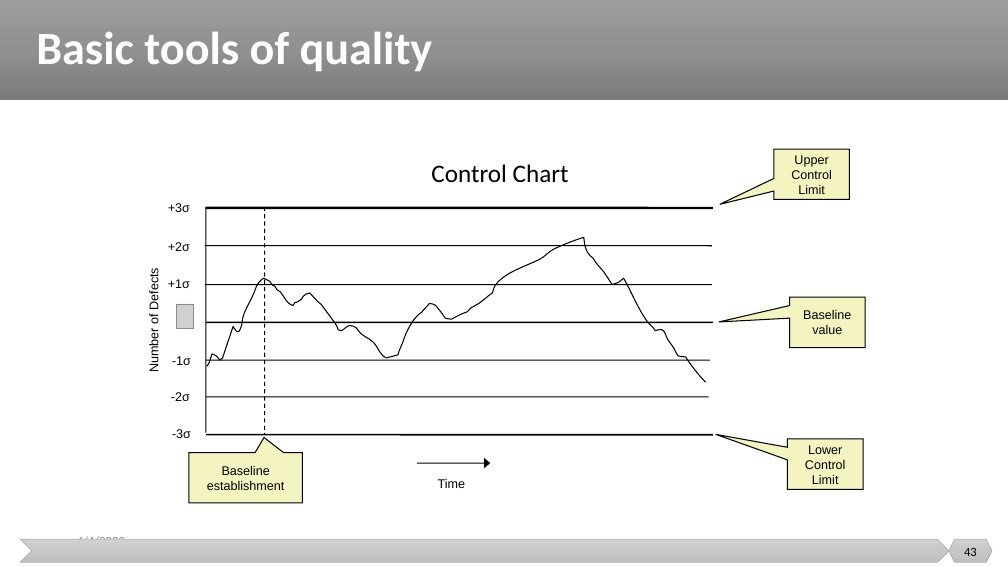
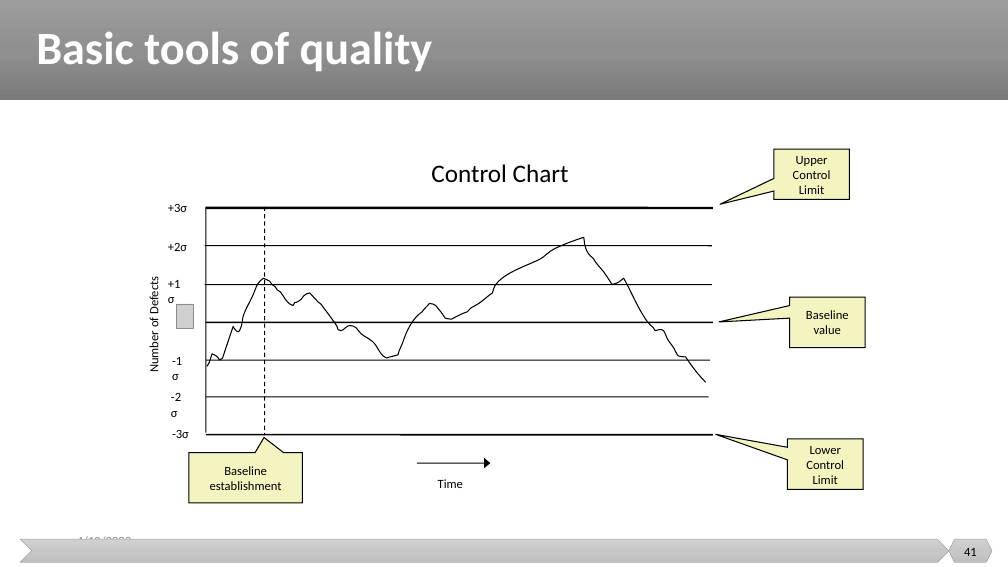
Before and after one commit to malenezi/malenezi, a slide deck: slide 41 of SE423/Lectures/7-Quality/Quality.pptx (slide 43 before the commit). Drawn at 1008x567 pixels with LibreOffice and Linux fonts; fonts in the diff are those of the drawing; grey boxes stand for pictures. Boxes give left, top, right and bottom in pixels: in the first picture for what was removed or moved away, otherwise in the second. Text is boxed around its words. In the diff, an @@ line names an element or a change of style, - is before the commit and + after.

```diff
--- a/SE423/Lectures/7-Quality/Quality.pptx
+++ b/SE423/Lectures/7-Quality/Quality.pptx
@@ font Arial to Calibri in 12 elements at <box>438,479,463,488</box>, <box>774,149,850,200</box>, <box>788,439,864,490</box>, <box>789,297,865,348</box>, <box>147,279,162,371</box>, <box>189,453,302,504</box>, <box>168,204,187,212</box>, <box>172,430,189,438</box>, <box>163,386,195,408</box>, <box>168,243,187,251</box>, <box>165,349,195,371</box>, <box>160,272,194,295</box> @@
@@ text at <box>77,535,131,539</box>: text changed @@
-4/4/2023
+4/10/2023
@@ page number at <box>964,548,977,556</box>: text changed @@
-43
+41
```
Also in this commit, not shown: 11 other slides changed, 3 slides removed, 2 other files.
